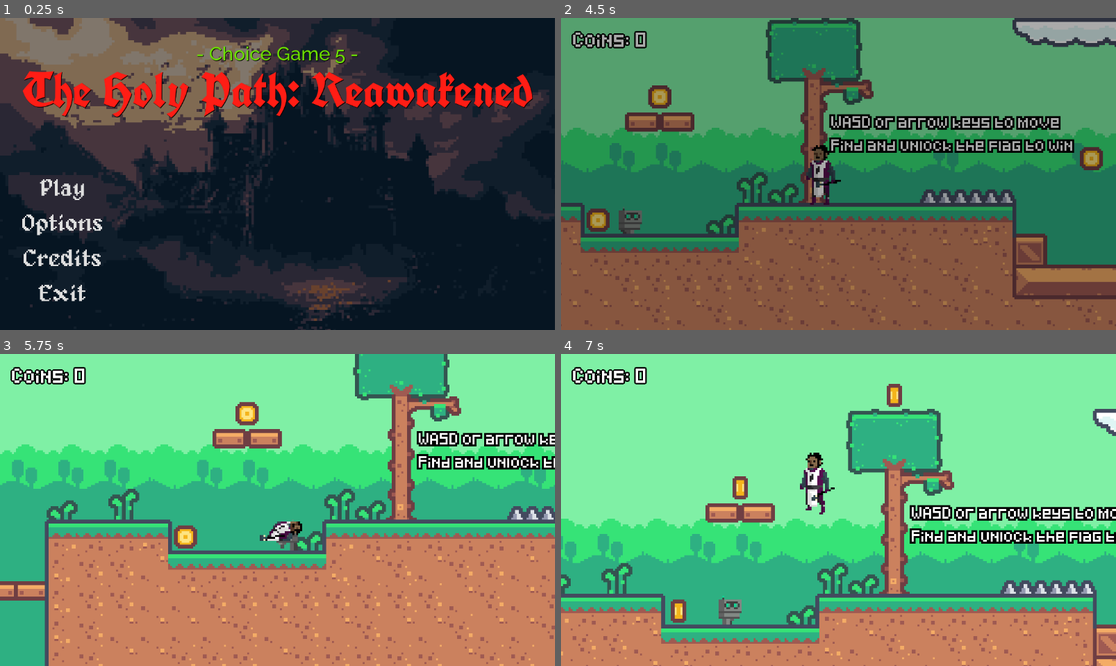
Above: before the commit, frames 1-4 (two rows, left to right).
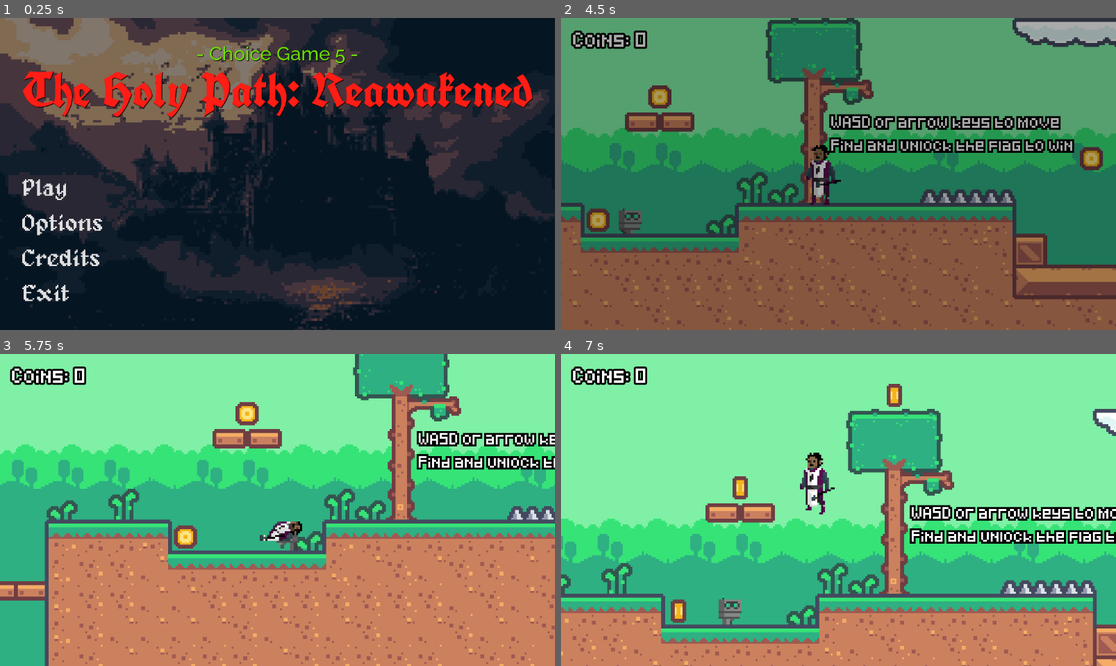
Above: after the commit, the same moments.

Repository: choice-games-media/the-holy-path-reawakened
Game: Godot game, scene res://scenes/menu.tscn
The game is run twice, just before and just after one commit, with the same random seed, the same clock (stepped at 60 frames per second) and the same inputs.
Inputs (mouse positions are in pixels of both pictures, inside the frame that each line leads up to):
- Up to frame 1 (0.25 s): no input
- Up to frame 2 (4.5 s): click "Options" at 0.5 s; move the mouse to (960, 158) at 1.27 s; hold D (move_right) 1.28-2 s; click "Return to Menu" at 2 s; click "Play" at 2.75 s; move the mouse to (727, 189) at 3.52 s; hold D (move_right) 3.53-4.28 s; tap Space (jump) at 3.77 s; move the mouse to (894, 105) at 4.27 s; hold A (move_left) from 4.28 s (still down)
- Up to frame 3 (5.75 s): move the mouse to (249, 572) at 5.02 s; release A (move_left) at 5.03 s; hold D (move_right) from 5.03 s (still down); tap Space (jump) at 5.27 s
- Up to frame 4 (7 s): move the mouse to (1005, 556) at 5.77 s; tap Space (jump) at 6.02, 6.77 s; move the mouse to (672, 463) at 6.52 s; release D (move_right) at 6.53 s; hold A (move_left) from 6.53 s (still down)

The runs differ from the first frame. In frame 1, 1.0% of the frame differs, in the area x 4-19%, y 51-91%; in frame 2, 0.2%; in frame 3, 0.2%; in frame 4, 0.2%.

Commit message:
Options + tweaks
LET THIS UPDATE BE RELEASED GOD DAMN

Diff:
--- /dev/null
+++ b/assets/themes/button.tres
@@ -0,0 +1,3 @@
+[gd_resource type="Theme" load_steps=0 format=3 uid="uid://bvrvhcigoy70h"]
+
+[resource]
--- a/assets/themes/game.tres
+++ b/assets/themes/game.tres
@@ -4,7 +4,7 @@
 
 [resource]
 Label/constants/line_spacing = -2
-Label/constants/outline_size = 5
+Label/constants/outline_size = 3
 Label/font_sizes/font_size = 5
 Label/fonts/font = ExtResource("2_fqf0m")
 MarginContainer/constants/margin_bottom = 25
--- a/assets/themes/menu.tres
+++ b/assets/themes/menu.tres
@@ -14,6 +14,7 @@
 [sub_resource type="StyleBoxEmpty" id="StyleBoxEmpty_q6gvu"]
 
 [resource]
+default_font = ExtResource("2_y6v0h")
 Button/colors/font_hover_color = Color(1, 0.647059, 0, 1)
 Button/colors/font_pressed_color = Color(0, 0.352941, 1, 1)
 Button/font_sizes/font_size = 50
@@ -26,8 +27,6 @@
 GridContainer/constants/h_separation = 25
 GridContainer/constants/v_separation = 25
 HBoxContainer/constants/separation = 25
-Label/fonts/font = ExtResource("2_y6v0h")
-LineEdit/fonts/font = ExtResource("2_y6v0h")
 MarginContainer/constants/margin_bottom = 50
 MarginContainer/constants/margin_left = 50
 MarginContainer/constants/margin_right = 50
--- a/project.godot
+++ b/project.godot
@@ -25,6 +25,16 @@
 
 enabled=PackedStringArray("res://addons/wakatime/plugin.cfg")
 
+[file_customization]
+
+folder_colors={
+"res://addons/": "gray",
+"res://assets/": "blue",
+"res://scenes/": "green",
+"res://scripts/": "red",
+"res://unused/": "yellow"
+}
+
 [input]
 
 jump={
@@ -46,6 +56,11 @@
 , Object(InputEventKey,"resource_local_to_scene":false,"resource_name":"","device":-1,"window_id":0,"alt_pressed":false …(186 unchanged characters)…
 ]
 }
+pause={
+"deadzone": 0.5,
+"events": [Object(InputEventKey,"resource_local_to_scene":false,"resource_name":"","device":-1,"window_id":0,"alt_pressed":false,"shift_pressed":false,"ctrl_pressed":false,"meta_pressed":false,"pressed":false,"keycode":0,"physical_keycode":4194305,"key_label":0,"unicode":0,"location":0,"echo":false,"script":null)
+]
+}
 
 [physics]
 
--- a/scenes/game.tscn
+++ b/scenes/game.tscn
@@ -10,7 +10,7 @@
 [ext_resource type="Texture2D" uid="uid://dnbu7lme0t8an" path="res://assets/sprites/background.png" id="4_ks2sj"]
 [ext_resource type="PackedScene" uid="uid://bxwk6mk0yfshk" path="res://scenes/killzone.tscn" id="5_t0ifi"]
 [ext_resource type="PackedScene" uid="uid://dkacowvywld4s" path="res://scenes/door.tscn" id="9_j6v8o"]
-[ext_resource type="PackedScene" uid="uid://dvlogevc6dmj2" path="res://unused/Update suppression/scenes/robot (2).tscn" id="12_70uds"]
+[ext_resource type="PackedScene" uid="uid://dvlogevc6dmj2" path="res://scenes/robot.tscn" id="11_dinhu"]
 [ext_resource type="Theme" uid="uid://b3gabycvdauta" path="res://assets/themes/game.tres" id="12_vpdvg"]
 
 [sub_resource type="TileSetAtlasSource" id="TileSetAtlasSource_waow6"]
@@ -419,7 +419,7 @@
 [node name="Game" type="Node2D"]
 script = ExtResource("1_xs3cx")
 
-[node name="World" type="Node" parent="."]
+[node name="World" type="Node2D" parent="."]
 
 [node name="Foreground" type="TileMapLayer" parent="World"]
 tile_map_data = PackedByteArray("AAD9/wEAAAABAAEAAAD+/wEAAAACAAEAAAD//wEAAAACAAEAAAAAAAEAAAACAAEAAAABAAEAAAACAAEAAAACAA …(13360 unchanged characters)…
@@ -431,7 +431,7 @@
 tile_map_data = PackedByteArray("AAAAAP//AAAGAAEAAAAAAAAAAAAGAAIAAAAAAAEAAAAGAAIAAAAAAAIAAAAGAAIAAAAAAAMAAAAGAAIAAAAAAA …(27728 unchanged characters)…
 tile_set = SubResource("TileSet_t5kpe")
 
-[node name="Platforms" type="Node" parent="World"]
+[node name="Platforms" type="Node2D" parent="World"]
 
 [node name="UpwardsPlatform" parent="World/Platforms" instance=ExtResource("3_e5tkc")]
 position = Vector2(-88, -27)
@@ -461,7 +461,7 @@
 }
 autoplay = "Upwards"
 
-[node name="Killzones" type="Node" parent="World"]
+[node name="Killzones" type="Node2D" parent="World"]
 
 [node name="Void" parent="World/Killzones" instance=ExtResource("5_t0ifi")]
 
@@ -487,7 +487,7 @@
 [node name="Door2" parent="World" instance=ExtResource("9_j6v8o")]
 position = Vector2(-600, 102)
 
-[node name="Characters" type="Node" parent="."]
+[node name="Characters" type="Node2D" parent="."]
 
 [node name="Player" parent="Characters" instance=ExtResource("1_vm2vl")]
 
@@ -502,10 +502,10 @@
 position_smoothing_enabled = true
 editor_draw_limits = true
 
-[node name="Robot" parent="Characters" instance=ExtResource("12_70uds")]
+[node name="Robot" parent="Characters" instance=ExtResource("11_dinhu")]
 position = Vector2(-121, 24)
 
-[node name="Robot2" parent="Characters" instance=ExtResource("12_70uds")]
+[node name="Robot2" parent="Characters" instance=ExtResource("11_dinhu")]
 position = Vector2(456, 88)
 
 [node name="Hints" type="Control" parent="."]
@@ -582,7 +582,6 @@
 anchor_bottom = 1.0
 grow_horizontal = 2
 grow_vertical = 2
-size_flags_horizontal = 3
 size_flags_vertical = 3
 theme = ExtResource("12_vpdvg")
 
@@ -591,7 +590,7 @@
 size_flags_horizontal = 0
 size_flags_vertical = 0
 theme_override_colors/font_color = Color(1, 1, 1, 1)
-theme_override_constants/outline_size = 10
+theme_override_constants/outline_size = 15
 theme_override_font_sizes/font_size = 25
 text = "Coins: 0"
 
@@ -600,22 +599,22 @@
 layout_mode = 2
 size_flags_horizontal = 4
 theme_override_colors/font_color = Color(1, 1, 1, 1)
-theme_override_constants/outline_size = 15
+theme_override_constants/outline_size = 20
 theme_override_font_sizes/font_size = 50
 text = "You win!"
 
 [connection signal="body_entered" from="World/Foreground/Coin" to="World/Foreground/Coin" method="_on_body_entered"]
 [connection signal="body_entered" from="World/Foreground/Key" to="World/Foreground/Key" method="_on_body_entered"]
-[connection signal="body_entered" from="World/Foreground/@Area2D@22145" to="World/Foreground/@Area2D@22145" method="_on_body_entered"]
-[connection signal="body_entered" from="World/Foreground/@Area2D@22146" to="World/Foreground/@Area2D@22146" method="_on_body_entered"]
-[connection signal="body_entered" from="World/Foreground/@Area2D@22147" to="World/Foreground/@Area2D@22147" method="_on_body_entered"]
-[connection signal="body_entered" from="World/Foreground/@Area2D@22148" to="World/Foreground/@Area2D@22148" method="_on_body_entered"]
-[connection signal="body_entered" from="World/Foreground/@Area2D@22149" to="World/Foreground/@Area2D@22149" method="_on_body_entered"]
-[connection signal="body_entered" from="World/Foreground/@Area2D@22150" to="World/Foreground/@Area2D@22150" method="_on_body_entered"]
-[connection signal="body_entered" from="World/Foreground/@Area2D@22151" to="World/Foreground/@Area2D@22151" method="_on_body_entered"]
-[connection signal="body_entered" from="World/Foreground/@Area2D@22152" to="World/Foreground/@Area2D@22152" method="_on_body_entered"]
-[connection signal="body_entered" from="World/Foreground/@Area2D@22153" to="World/Foreground/@Area2D@22153" method="_on_body_entered"]
-[connection signal="body_entered" from="World/Foreground/@Area2D@22154" to="World/Foreground/@Area2D@22154" method="_on_body_entered"]
+[connection signal="body_entered" from="World/Foreground/@Area2D@50392" to="World/Foreground/@Area2D@50392" method="_on_body_entered"]
+[connection signal="body_entered" from="World/Foreground/@Area2D@50393" to="World/Foreground/@Area2D@50393" method="_on_body_entered"]
+[connection signal="body_entered" from="World/Foreground/@Area2D@50394" to="World/Foreground/@Area2D@50394" method="_on_body_entered"]
+[connection signal="body_entered" from="World/Foreground/@Area2D@50395" to="World/Foreground/@Area2D@50395" method="_on_body_entered"]
+[connection signal="body_entered" from="World/Foreground/@Area2D@50396" to="World/Foreground/@Area2D@50396" method="_on_body_entered"]
+[connection signal="body_entered" from="World/Foreground/@Area2D@50397" to="World/Foreground/@Area2D@50397" method="_on_body_entered"]
+[connection signal="body_entered" from="World/Foreground/@Area2D@50398" to="World/Foreground/@Area2D@50398" method="_on_body_entered"]
+[connection signal="body_entered" from="World/Foreground/@Area2D@50399" to="World/Foreground/@Area2D@50399" method="_on_body_entered"]
+[connection signal="body_entered" from="World/Foreground/@Area2D@50400" to="World/Foreground/@Area2D@50400" method="_on_body_entered"]
+[connection signal="body_entered" from="World/Foreground/@Area2D@50401" to="World/Foreground/@Area2D@50401" method="_on_body_entered"]
 [connection signal="body_entered" from="World/Foreground/Flag" to="World/Foreground/Flag" method="_on_body_entered"]
-[connection signal="body_entered" from="World/Foreground/@Area2D@22155" to="World/Foreground/@Area2D@22155" method="_on_body_entered"]
-[connection signal="body_entered" from="World/Foreground/@Area2D@22156" to="World/Foreground/@Area2D@22156" method="_on_body_entered"]
+[connection signal="body_entered" from="World/Foreground/@Area2D@50402" to="World/Foreground/@Area2D@50402" method="_on_body_entered"]
+[connection signal="body_entered" from="World/Foreground/@Area2D@50403" to="World/Foreground/@Area2D@50403" method="_on_body_entered"]
--- a/scenes/menu.tscn
+++ b/scenes/menu.tscn
@@ -70,19 +70,23 @@
 layout_mode = 2
 focus_neighbor_top = NodePath("../ExitButton")
 text = "Play"
+alignment = 0
 
 [node name="OptionsButton" type="Button" parent="MarginContainer/VBoxContainer2"]
 layout_mode = 2
 text = "Options"
+alignment = 0
 
 [node name="CreditsButton" type="Button" parent="MarginContainer/VBoxContainer2"]
 layout_mode = 2
 text = "Credits"
+alignment = 0
 
 [node name="ExitButton" type="Button" parent="MarginContainer/VBoxContainer2"]
 layout_mode = 2
 focus_neighbor_bottom = NodePath("../PlayButton")
 text = "Exit"
+alignment = 0
 
 [node name="HoverSfx" type="AudioStreamPlayer2D" parent="."]
 stream = ExtResource("6_vu3ft")
--- a/scenes/options.tscn
+++ b/scenes/options.tscn
@@ -1,8 +1,9 @@
-[gd_scene load_steps=4 format=3 uid="uid://cfnmxf3jla14t"]
+[gd_scene load_steps=5 format=3 uid="uid://cfnmxf3jla14t"]
 
 [ext_resource type="Script" uid="uid://cresuhol8qe0l" path="res://scripts/options.gd" id="1_yqtii"]
 [ext_resource type="Texture2D" uid="uid://durrrnguvy0im" path="res://assets/sprites/main_menu.png" id="2_rgglq"]
 [ext_resource type="Theme" uid="uid://igtoaofdblne" path="res://assets/themes/menu.tres" id="2_u4cbb"]
+[ext_resource type="AudioStream" uid="uid://w7wuhxjsxmsb" path="res://assets/sfx/select.wav" id="4_bfmaq"]
 
 [node name="Options" type="Control"]
 layout_mode = 3
@@ -49,7 +50,7 @@
 
 [node name="MusicSpinBox" type="SpinBox" parent="MarginContainer/VBoxContainer/GridContainer"]
 layout_mode = 2
-min_value = -80.0
+min_value = -50.0
 max_value = 6.0
 value = -4.0
 
@@ -57,7 +58,7 @@
 custom_minimum_size = Vector2(200, 0)
 layout_mode = 2
 size_flags_horizontal = 3
-min_value = -80.0
+min_value = -50.0
 max_value = 6.0
 value = -4.0
 
@@ -67,14 +68,14 @@
 
 [node name="SfxSpinBox" type="SpinBox" parent="MarginContainer/VBoxContainer/GridContainer"]
 layout_mode = 2
-min_value = -80.0
+min_value = -50.0
 max_value = 6.0
 
 [node name="SfxSlider" type="HSlider" parent="MarginContainer/VBoxContainer/GridContainer"]
 custom_minimum_size = Vector2(200, 0)
 layout_mode = 2
 size_flags_horizontal = 3
-min_value = -80.0
+min_value = -50.0
 max_value = 6.0
 
 [node name="GridContainer2" type="GridContainer" parent="MarginContainer/VBoxContainer"]
@@ -93,6 +94,10 @@
 layout_mode = 2
 text = "Return to Menu"
 
+[node name="SampleSfx" type="AudioStreamPlayer2D" parent="."]
+stream = ExtResource("4_bfmaq")
+bus = &"SFX"
+
 [connection signal="value_changed" from="MarginContainer/VBoxContainer/GridContainer/MusicSpinBox" to="." method="_on_music_spin_box_value_changed"]
 [connection signal="value_changed" from="MarginContainer/VBoxContainer/GridContainer/MusicSlider" to="." method="_on_music_slider_value_changed"]
 [connection signal="value_changed" from="MarginContainer/VBoxContainer/GridContainer/SfxSpinBox" to="." method="_on_sfx_spin_box_value_changed"]
--- a/scripts/options.gd
+++ b/scripts/options.gd
@@ -4,14 +4,20 @@
 @onready var music_slider: Slider = $MarginContainer/VBoxContainer/GridContainer/MusicSlider
 @onready var sfx_spin_box: SpinBox = $MarginContainer/VBoxContainer/GridContainer/SfxSpinBox
 @onready var sfx_slider: Slider = $MarginContainer/VBoxContainer/GridContainer/SfxSlider
+@onready var sample_sfx: AudioStreamPlayer2D = $SampleSfx
 
 
 func _ready() -> void:
+	music_spin_box.set_value(AudioServer.get_bus_volume_db(1))
+	music_slider.set_value(AudioServer.get_bus_volume_db(1))
+	sfx_spin_box.set_value(AudioServer.get_bus_volume_db(2))
+	sfx_slider.set_value(AudioServer.get_bus_volume_db(2))
 	SceneTransition.play("fade_from_black")
 
 
 func _on_music_spin_box_value_changed(value: float) -> void:
 	music_slider.set_value(value)
+	AudioServer.set_bus_volume_db(1, value)
 
 
 func _on_music_slider_value_changed(value: float) -> void:
@@ -25,11 +31,13 @@
 
 func _on_sfx_spin_box_value_changed(value: float) -> void:
 	sfx_slider.set_value(value)
+	AudioServer.set_bus_volume_db(2, value)
 
 
 func _on_sfx_slider_value_changed(value: float) -> void:
 	sfx_spin_box.set_value(value)
 	AudioServer.set_bus_volume_db(2, value)
+	sample_sfx.play()
 
 
 func _on_full_screen_button_toggled(toggled_on: bool) -> void:
